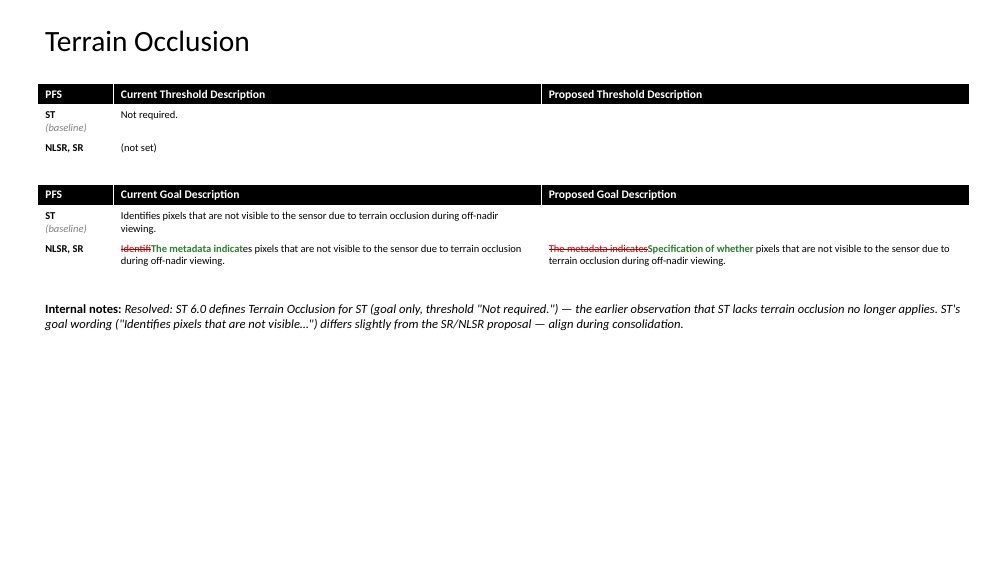
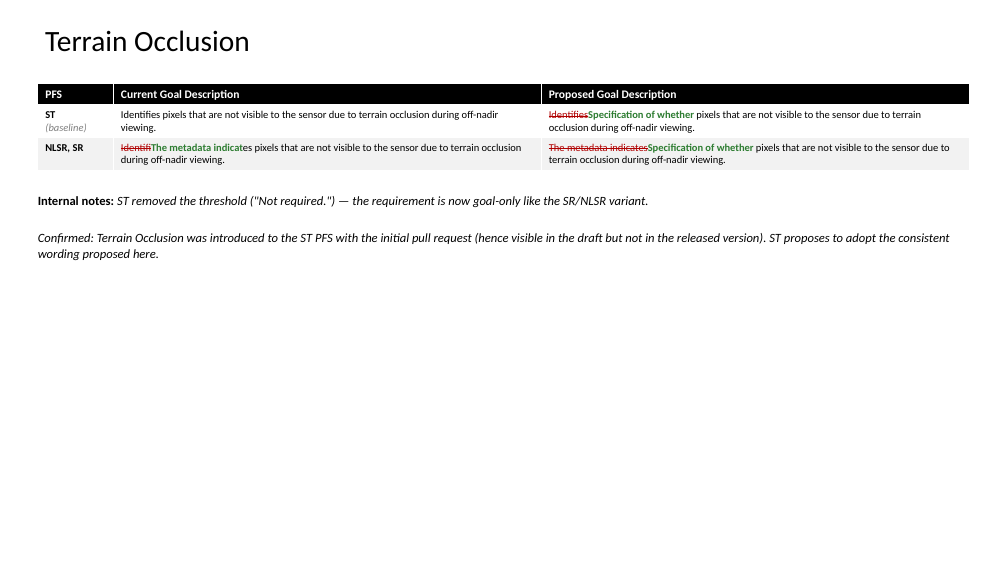
Before and after one commit to ceos-org/ceos-ard, a slide deck: slide 82 of differences.pptx (slide 84 before the commit). Drawn at 1008x567 pixels with LibreOffice and Linux fonts; fonts in the diff are those of the drawing. Boxes give left, top, right and bottom in pixels: in the first picture for what was removed or moved away, otherwise in the second. Text is boxed around its words. In the diff, an @@ line names an element or a change of style, - is before the commit and + after.

```diff
--- a/differences.pptx
+++ b/differences.pptx
@@ table at (x1=38, y1=83, x2=969, y2=209) @@
-row 1, column 2: Current Threshold Description
+row 1, column 2: Current Goal Description
-row 1, column 3: Proposed Threshold Description
+row 1, column 3: Proposed Goal Description
-row 2, column 2: Not required.
+row 2, column 2: Identifies pixels that are not visible to the sensor due to terrain occlusion during off-nadir viewing.
-row 2, column 3: 
+row 2, column 3: IdentifiesSpecification of whether pixels that are not visible to the sensor due to terrain occlusion during off-nadir viewing.
-row 3, column 2: (not set)
+row 3, column 2: IdentifiThe metadata indicates pixels that are not visible to the sensor due to terrain occlusion during off-nadir viewing.
-row 3, column 3: 
+row 3, column 3: The metadata indicatesSpecification of whether pixels that are not visible to the sensor due to terrain occlusion during off-nadir viewing.
@@ fill #FFFFFF to #F2F2F2 in row 3 @@
@@ table removed at (x1=38, y1=185, x2=969, y2=317), 3 rows, 3 columns @@
-PFS | Current Goal Description | Proposed Goal Description
-ST / (baseline) | Identifies pixels that are not visible to the sensor due to terrain occlusion during off-nadir viewing. | 
-NLSR, SR | IdentifiThe metadata indicates pixels that are not visible to the sensor due to terrain occlusion during off-nadir viewing. | The metadata indicatesSpecification of whether pixels that are not visible to the sensor due to terrain occlusion during off-nadir viewing.
@@ text added at (x1=38, y1=196, x2=949, y2=260), 12 pt, text #000000, italic @@
+Internal notes: ST removed the threshold ("Not required.") — the requirement is now goal-only like the SR/NLSR variant.
+Confirmed: Terrain Occlusion was introduced to the ST PFS with the initial pull request (hence visible in the draft but not in the released version). ST proposes to adopt the consistent wording proposed here.
@@ text removed at (x1=45, y1=304, x2=960, y2=330) @@
-Internal notes: Resolved: ST 6.0 defines Terrain Occlusion for ST (goal only, threshold "Not required.") — the earlier observation that ST lacks terrain occlusion no longer applies. ST's goal wording ("Identifies pixels that are not visible…") differs slightly from the SR/NLSR proposal — align during consolidation.
```
Also in this commit, not shown: 69 other slides changed, 6 slides added, 8 slides removed, 3 other files.
